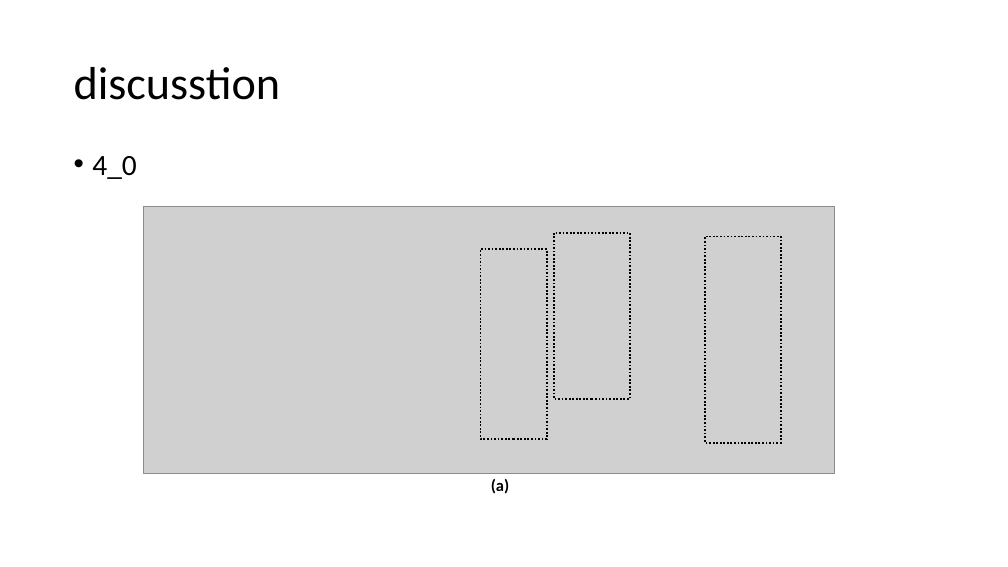
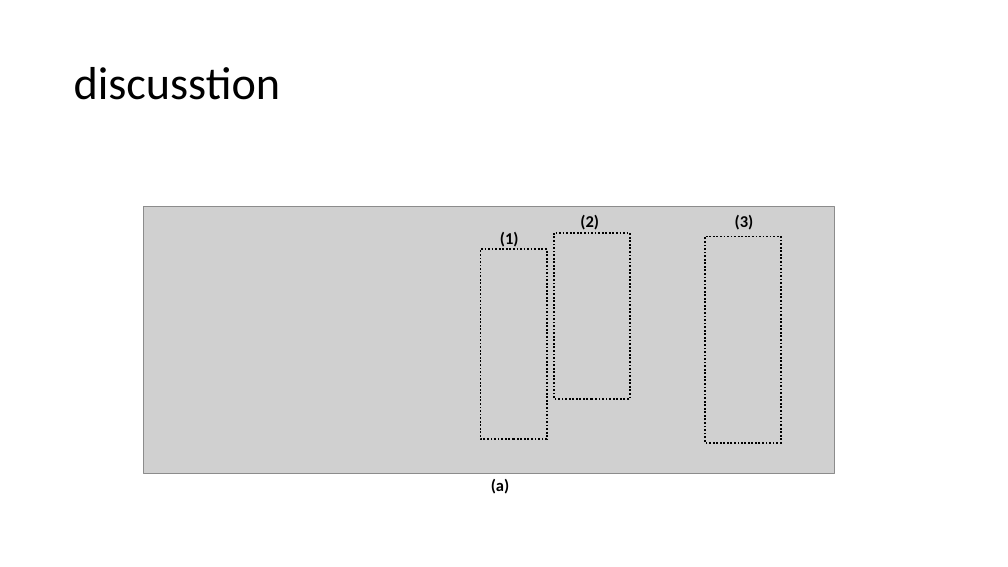
Before and after one commit to sugyeong-yu/RPPG-HRV_analysis, a slide deck: slide 13 of 결과분석.pptx (slide 12 before the commit). Drawn at 1008x567 pixels with LibreOffice and Linux fonts; fonts in the diff are those of the drawing; grey boxes stand for pictures. Boxes give left, top, right and bottom in pixels: in the first picture for what was removed or moved away, otherwise in the second. Text is boxed around its words. In the diff, an @@ line names an element or a change of style, - is before the commit and + after.

```diff
--- a/결과분석.pptx
+++ b/결과분석.pptx
@@ text removed at [92,156,136,179] @@
-• 4_0
@@ text added at [500,232,519,249], 28 pt, text #000000, bold @@
+(1)
@@ text added at [580,215,599,230], 28 pt, text #000000, bold @@
+(2)
@@ text added at [735,215,754,230], 28 pt, text #000000, bold @@
+(3)
```
Also in this commit, not shown: 3 other slides changed, 1 slide added, 2 other files.
